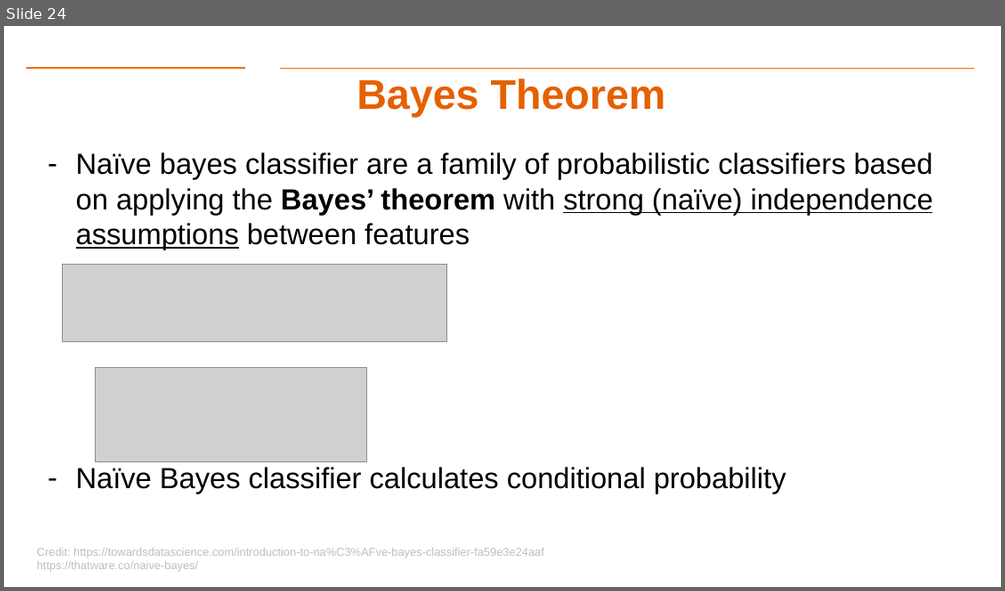
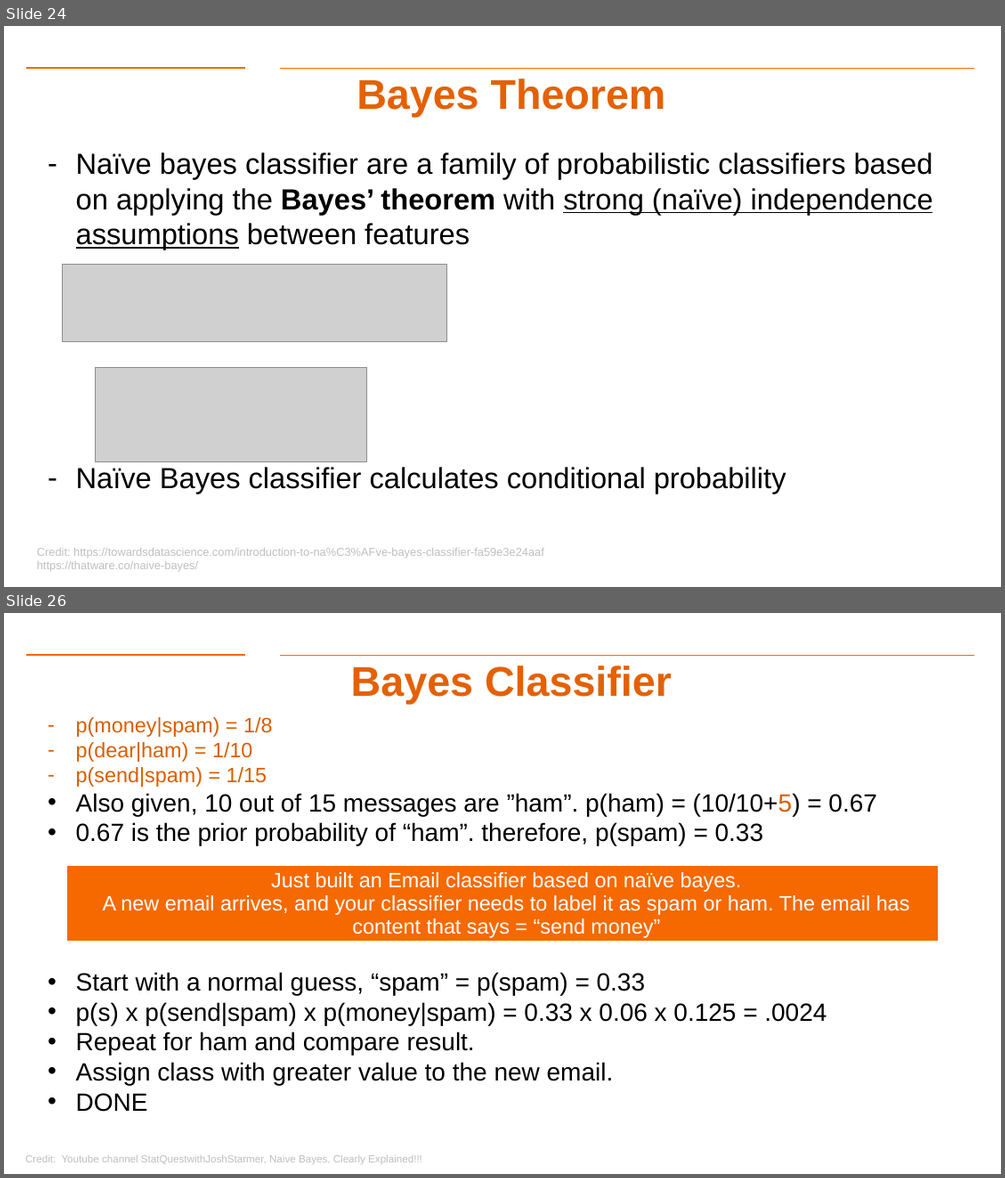
Before and after one commit to gk5951/RIT-DSCI-633-FDS, a slide deck: Syllabus/Lecture02/Lec02.pptx. Shown one above the other, each under a label of ours: slide 24 before the commit, slides 24 and 26 after it; the slides between them are not shown. The pictures are 1005x591 and 1005x1178 pixels, drawn with LibreOffice and Linux fonts; fonts in the diff are those of the drawing; grey boxes stand for pictures; background and template pictures are left out. Boxes give left, top, right and bottom in pixels: in the first picture for what was removed or moved away, otherwise in the second. Text is boxed around its words. In the diff, an @@ line names an element or a change of style, - is before the commit and + after.

```diff
--- a/Syllabus/Lecture02/Lec02.pptx
+++ b/Syllabus/Lecture02/Lec02.pptx
@@ slide 26 added at [4,613,1001,1174], background #FFFFFF; not listed: 2 template elements that a slide beside it also shows @@
@@ title added at [351,666,672,704], 40 pt, text #E46102, bold @@
+Bayes Classifier
@@ text added at [76,717,876,1085], 24 pt, text #000000 @@
+– p(money|spam) = 1/8
+– p(dear|ham) = 1/10
+– p(send|spam) = 1/15
+• Also given, 10 out of 15 messages are ”ham”. p(ham) = (10/10+5) = 0.67
+• 0.67 is the prior probability of “ham”. therefore, p(spam) = 0.33
+• Start with a normal guess, “spam” = p(spam) = 0.33
+• p(s) x p(send|spam) x p(money|spam) = 0.33 x 0.06 x 0.125 = .0024
+• Repeat for ham and compare result.
+• Assign class with greater value to the new email.
+• DONE
@@ table added at [67,865,938,948], 1 rows, 1 columns @@
+Just built an Email classifier based on naïve bayes. / A new email arrives, and your classifier needs to label it as spam or ham. The email has content that says = “send money”
@@ text added at [25,1155,422,1164], 10 pt, text #BFBFBF @@
+Credit: Youtube channel StatQuestwithJoshStarmer, Naive Bayes, Clearly Explained!!!
```
Also in this commit, not shown: 1 slide changed, 1 other slide added.
